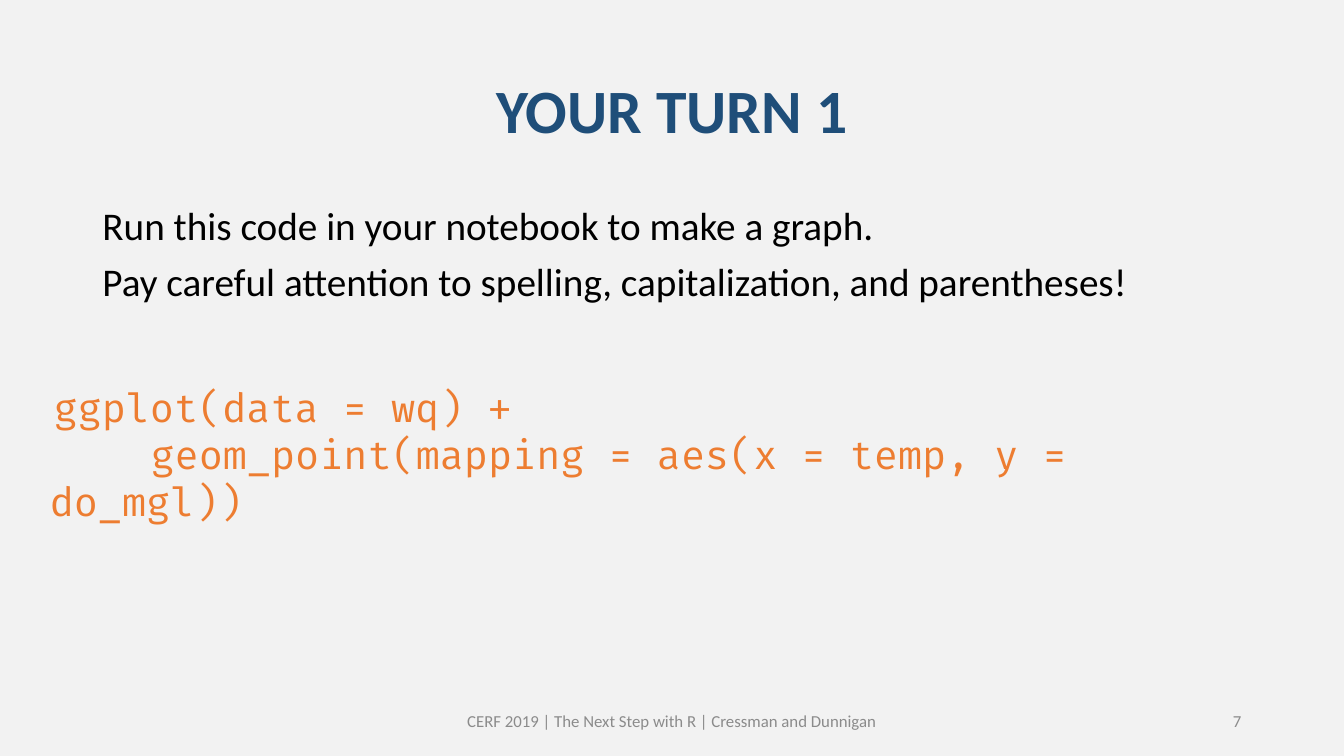
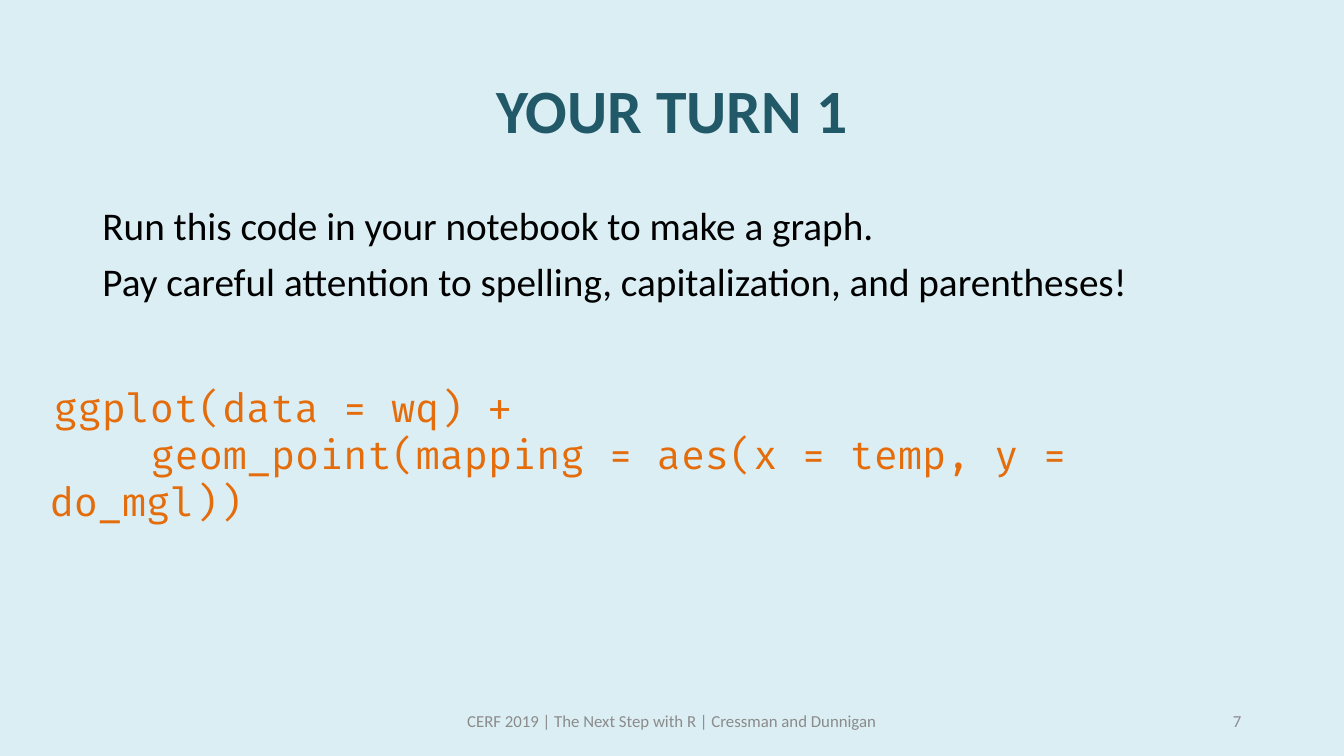
Before and after one commit to swmpkim/2019_CERF, a slide deck: slide 7 of slides/01_Visualize.pptx. Drawn at 1344x756 pixels with LibreOffice and Linux fonts; fonts in the diff are those of the drawing. Boxes give left, top, right and bottom in pixels: in the first picture for what was removed or moved away, otherwise in the second. Text is boxed around its words. In the diff, an @@ line names an element or a change of style, - is before the commit and + after.

```diff
--- a/slides/01_Visualize.pptx
+++ b/slides/01_Visualize.pptx
@@ background #F2F2F2 to #DBEEF4 @@
@@ title "YOUR TURN 1" at <box>496,92,847,134</box>: text colour #1F4E79 to #215968 @@
@@ text "ggplot(data = wq) +" at <box>50,390,1018,525</box>: text colour #ED7D31 to #E46C0A @@
```
Also in this commit, not shown: 5 other slides changed, 16 slides added, 1 other file.
